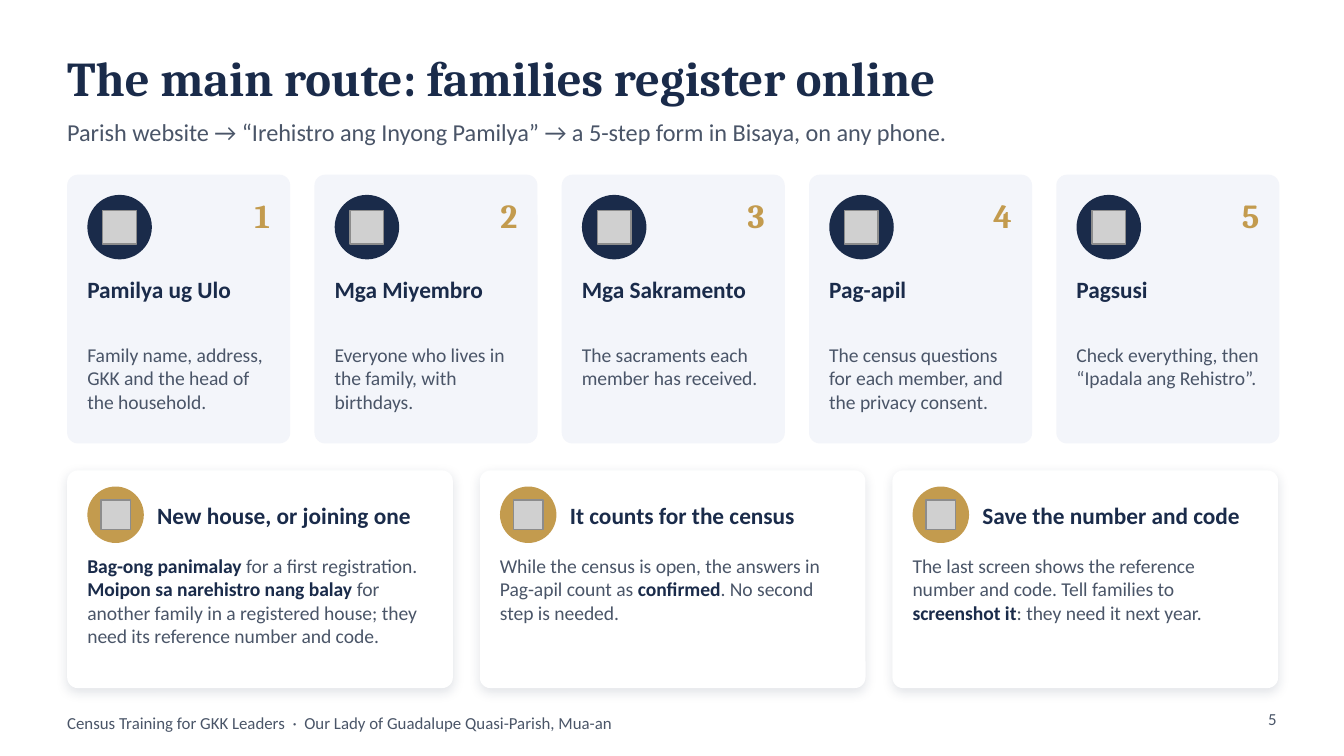
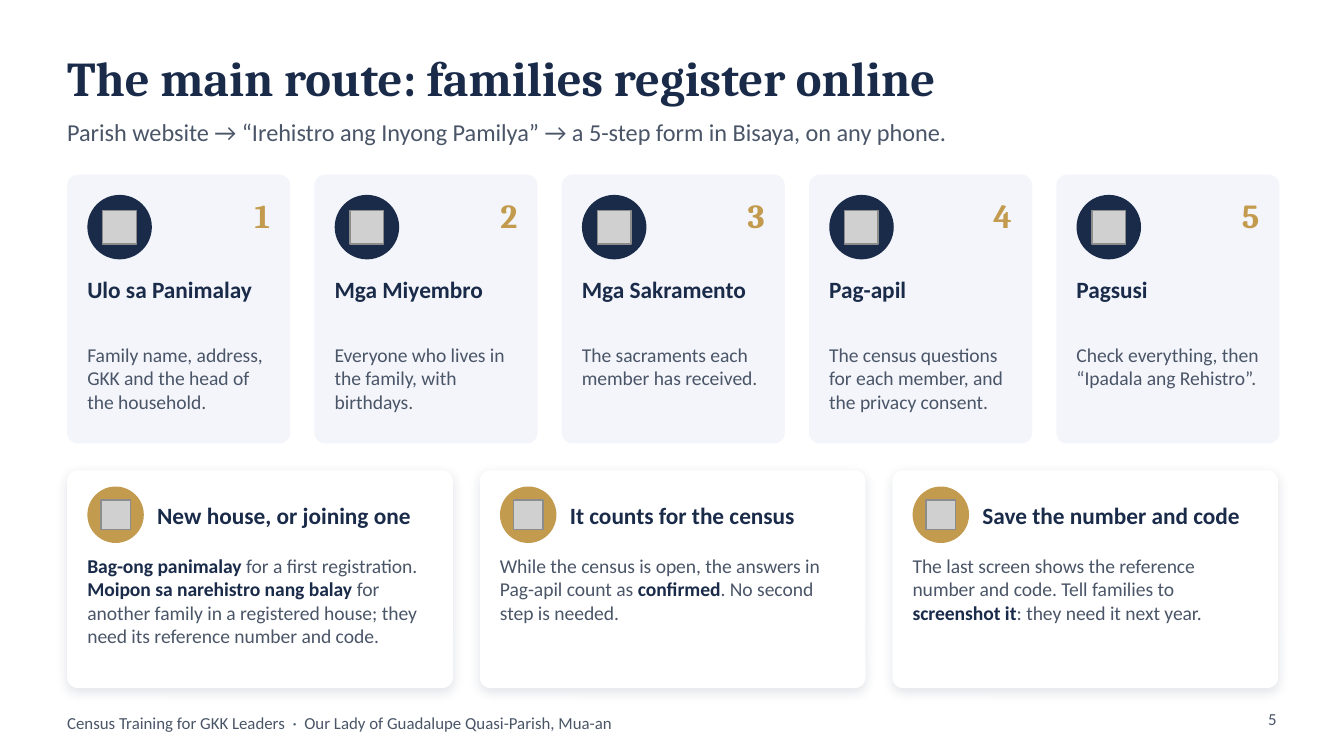
Before and after one commit to DaveenDev/parish-members-registry, a slide deck: slide 5 of docs/GKK-Leaders-Census-Training-rework.pptx. Drawn at 1344x756 pixels with LibreOffice and Linux fonts; fonts in the diff are those of the drawing; grey boxes stand for pictures; background and template pictures are left out. Boxes give left, top, right and bottom in pixels: in the first picture for what was removed or moved away, otherwise in the second. Text is boxed around its words. In the diff, an @@ line names an element or a change of style, - is before the commit and + after.

```diff
--- a/docs/GKK-Leaders-Census-Training-rework.pptx
+++ b/docs/GKK-Leaders-Census-Training-rework.pptx
@@ text at (87,281,252,302): text changed @@
-Pamilya ug Ulo
+Ulo sa Panimalay
```
Also in this commit, not shown: 4 other files.
